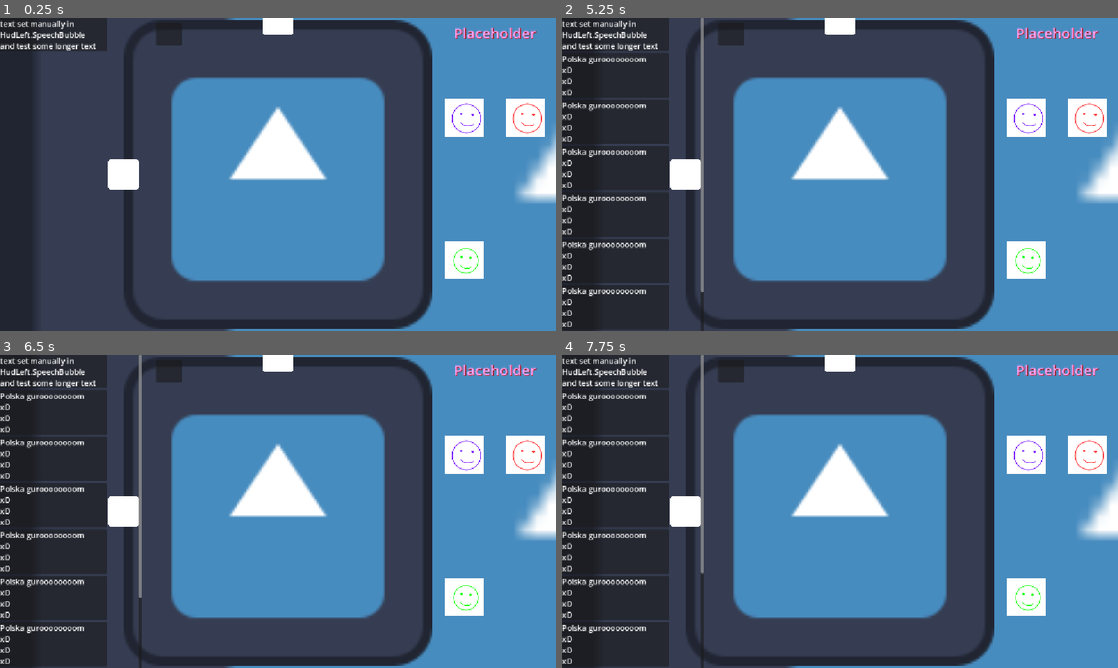
Above: before the commit, frames 1-4 (two rows, left to right).
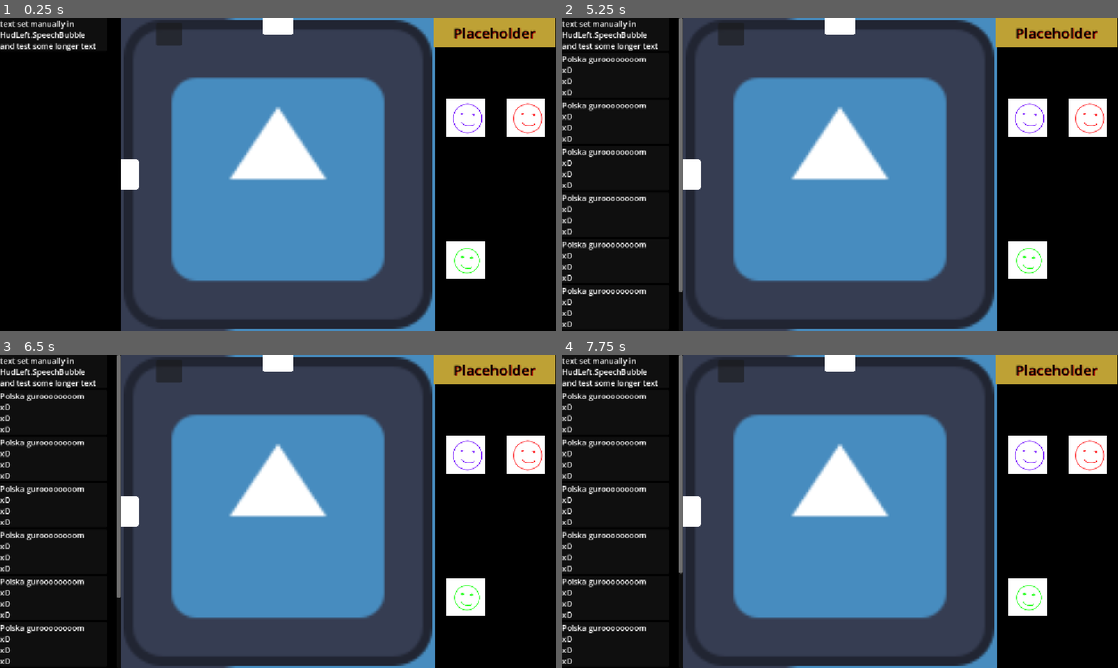
Above: after the commit, the same moments.

Repository: Wallted/ldjam-60
Game: Godot game, scene res://main.tscn
Two runs of this game, one before a commit and one after it. Both use one fixed random seed, a clock stepped at 60 frames per second and the inputs below. The engine's default icon, where the game draws it, is replaced by a stand-in: a white triangle on a blue panel in a dark square.
Inputs (mouse positions are in pixels of both pictures, inside the frame that each line leads up to):
- Up to frame 1 (0.25 s): no input
- Up to frame 2 (5.25 s): click (728, 33) at 0.5 s; click (728, 33) at 1.25 s; click (728, 33) at 2 s; tap Enter at 2.75, 4.25 s; move the mouse to (962, 158) at 2.77 s; click (962, 158) at 2.92 s; tap Space at 3.5, 5 s; move the mouse to (728, 190) at 3.52 s; click (728, 190) at 3.67 s; move the mouse to (895, 105) at 4.27 s; click (895, 105) at 4.42 s; move the mouse to (812, 237) at 5.02 s; click (812, 237) at 5.17 s
- Up to frame 3 (6.5 s): tap Enter at 5.75 s; move the mouse to (444, 558) at 5.77 s; click (444, 558) at 5.92 s
- Up to frame 4 (7.75 s): tap Space at 6.5 s; move the mouse to (673, 464) at 6.52 s; click (673, 464) at 6.67 s; move the mouse to (867, 511) at 7.27 s; click (867, 511) at 7.42 s

The runs differ from the first frame. In frame 1, 40% of the frame differs, in the area x 0-100%, y 0-100%; in frame 2, 35%; in frame 3, 35%; in frame 4, 35%.

Commit message:
[feature] HUD backgrounds and GUI talking mode for faces

Diff:
--- a/HUD/hud_left.tscn
+++ b/HUD/hud_left.tscn
@@ -7,13 +7,19 @@
 [node name="HUDLeft" type="Control" unique_id=488148864]
 layout_mode = 3
 anchors_preset = 0
-offset_right = 40.0
-offset_bottom = 40.0
+offset_right = 250.0
+offset_bottom = 648.0
 script = ExtResource("1_2ihca")
+
+[node name="ColorRect" type="ColorRect" parent="." unique_id=576049416]
+layout_mode = 0
+offset_right = 250.0
+offset_bottom = 648.0
+color = Color(0, 0, 0, 1)
 
 [node name="ScrollContainer" type="ScrollContainer" parent="." unique_id=1624288834]
 layout_mode = 0
-offset_right = 295.0
+offset_right = 250.0
 offset_bottom = 648.0
 
 [node name="ChatWindow" type="VBoxContainer" parent="ScrollContainer" unique_id=216737008]
--- a/HUD/hud_right.tscn
+++ b/HUD/hud_right.tscn
@@ -15,14 +15,32 @@
 grow_horizontal = 0
 script = ExtResource("1_t4b6d")
 
+[node name="ColorRect" type="ColorRect" parent="." unique_id=1046310963]
+custom_minimum_size = Vector2(250, 648)
+layout_mode = 1
+anchors_preset = 1
+anchor_left = 1.0
+anchor_right = 1.0
+offset_left = -250.0
+offset_bottom = 648.0
+grow_horizontal = 0
+color = Color(0, 0, 0, 1)
+
+[node name="ColorRect2" type="ColorRect" parent="." unique_id=353139870]
+propagate_maximum_size = true
+layout_mode = 0
+offset_right = 250.0
+offset_bottom = 60.0
+color = Color(0.7446192, 0.62969726, 0.20624554, 1)
+
 [node name="Label" type="Label" parent="." unique_id=565338275]
 layout_mode = 0
-offset_right = 252.0
+offset_right = 250.0
 offset_bottom = 60.0
 size_flags_horizontal = 3
 size_flags_vertical = 2
 theme = SubResource("Theme_nkh55")
-theme_override_colors/font_color = Color(1, 0.6627451, 1, 1)
+theme_override_colors/font_color = Color(0, 0, 0, 1)
 theme_override_colors/font_shadow_color = Color(0.7160463, 0, 0, 0.73333335)
 theme_override_font_sizes/font_size = 30
 text = "Placeholder"
@@ -36,7 +54,7 @@
 anchor_top = 1.0
 anchor_right = 1.0
 anchor_bottom = 1.0
-offset_left = -252.0
+offset_left = -250.0
 offset_top = -588.0
 grow_horizontal = 0
 grow_vertical = 0
--- a/HUD/person.gd
+++ b/HUD/person.gd
@@ -2,11 +2,13 @@
 
 @export var person_id: int
 @onready var avatar: AnimatedSprite2D = $Node2D/Avatar
+@onready var avatar_active_bg: PanelContainer = $Node2D/AvatarActiveBG
 
 var animation_types = {}
 
 # Called when the node enters the scene tree for the first time.
 func _ready() -> void:
+	avatar_active_bg.hide()
 	animation_types = {
 		"idle": "idle_%s" % [person_id],
 		"talk": "talking_%s" % [person_id]
@@ -16,7 +18,9 @@
 func _process(delta: float) -> void:
 	# Testing placeholder
 	if Input.is_action_pressed("speak_%s" % [person_id]):
+		avatar_active_bg.show()
 		avatar.play(animation_types.get("talk"))
 	else:
+		avatar_active_bg.hide()
 		avatar.play(animation_types.get("idle"))
 		avatar.stop()
--- a/HUD/person.tscn
+++ b/HUD/person.tscn
@@ -10,6 +10,16 @@
 [ext_resource type="Texture2D" uid="uid://c6ycp27o1x2q" path="res://img/placeholder_2_talking_2.png" id="7_icjey"]
 [ext_resource type="Texture2D" uid="uid://bthsgbfx76kst" path="res://img/placeholder_3_talking_1.png" id="9_3jopy"]
 [ext_resource type="Texture2D" uid="uid://cukcb1drnxbb5" path="res://img/placeholder_3_talking_2.png" id="10_3cu1k"]
+
+[sub_resource type="StyleBoxFlat" id="StyleBoxFlat_g8veb"]
+bg_color = Color(0.6, 0.6, 0.6, 0)
+border_width_left = 10
+border_width_top = 10
+border_width_right = 10
+border_width_bottom = 10
+border_color = Color(0.27645758, 0.75829554, 0, 1)
+shadow_color = Color(1, 1, 1, 0.6)
+shadow_size = 5
 
 [sub_resource type="GDScript" id="GDScript_vpyfa"]
 
@@ -103,6 +113,21 @@
 grow_horizontal = 2
 grow_vertical = 2
 
+[node name="AvatarActiveBG" type="PanelContainer" parent="Node2D" unique_id=735677909]
+layout_mode = 1
+anchors_preset = 8
+anchor_left = 0.5
+anchor_top = 0.5
+anchor_right = 0.5
+anchor_bottom = 0.5
+offset_left = -45.0
+offset_top = -45.0
+offset_right = 45.0
+offset_bottom = 45.0
+grow_horizontal = 2
+grow_vertical = 2
+theme_override_styles/panel = SubResource("StyleBoxFlat_g8veb")
+
 [node name="Avatar" type="AnimatedSprite2D" parent="Node2D" unique_id=2085319792]
 sprite_frames = SubResource("SpriteFrames_5813k")
-animation = &"talking_3"
+animation = &"idle_1"
